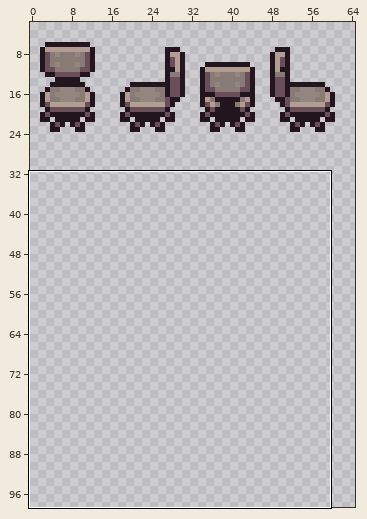
File history of a pixel-art file, Assets/Props/Chair/Sprites/Chair.aseprite. Above: a wide view before the commit, with the close-up outlined.
Close-up. Before the edit:
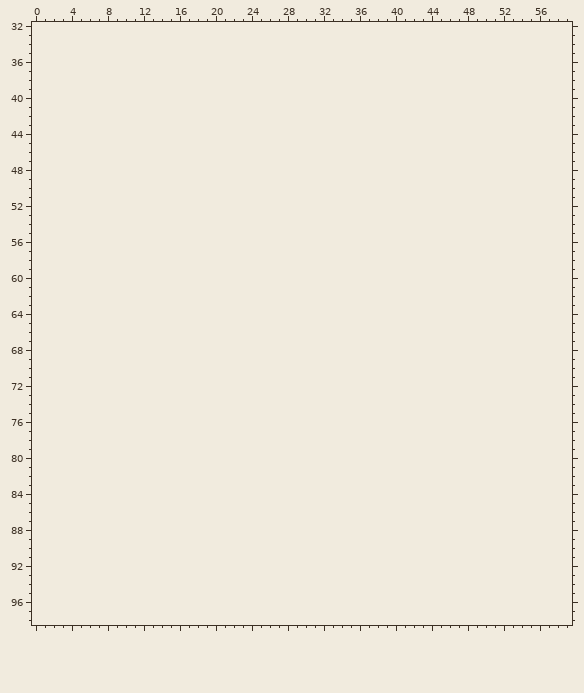
64x32 pixels, 1 frame. Shown: x 0..59, y 32..98. The old version is drawn lined up with the new one, on the new canvas. The wide view leaves out empty margins. The commit also changed other parts of the picture, which this record leaves out.
Now the later version:
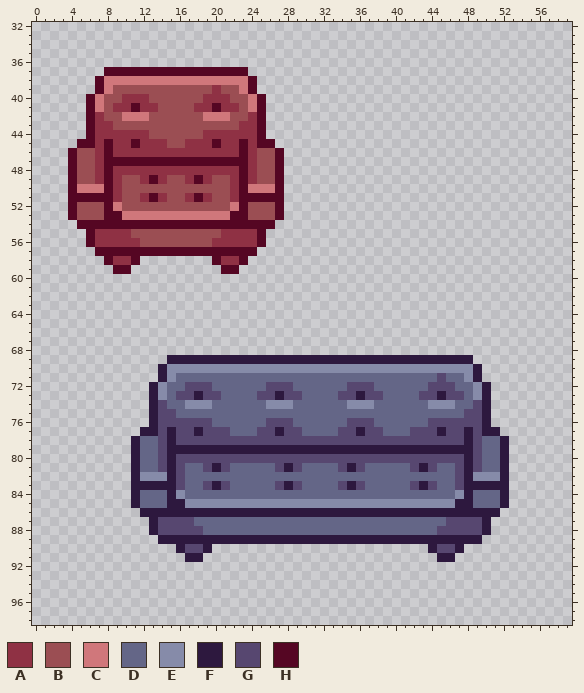
Palette (. is transparent): A #8f3144  B #9b4e53  C #d0777b  D #646687  E #868ba9  F #2d183e  G #574770  H #550623
The exact change:
canvas 64x32 -> 128x128
Changed rows in their new state; - is an unchanged pixel.
first column x 4:
37 ----HHHHHHHHHHHHHHHH----
38 ---HCCCCCCCCCCCCCCCCH---
39 ---HCBBBBBBBBBBBABBCH---
40 --HCBBAAABBBBBBAAABBCH--
41 --HCBAAHAABBBBAAHAABCH--
42 --HABBCCCBBBBBBCCCBBAH--
43 --HAABBBBBBBBBBBBBBAAH--
44 --HAAAAAABBBBBBAAAAAAH--
45 -HHAHAAHAAABBAAAHAAHAHH-
46 HBBAHAAAAAAAAAAAAAAHABBH
47 HBBAHHHHHHHHHHHHHHHHABBH
48 HBBAHAAAAAAAAAAAAAAHABBH
49 HBBAHABBAHABBAHABBAHABBH
50 HCCCHABBBBBBBBBBBBAHCCCH
51 HHHHHABBAHABBAHABBAHHHHH
52 HBBBHCBBBBBBBBBBBBCHBBBH
53 HBBBHHCCCCCCCCCCCCHHBBBH
54 -HHHHHHHHHHHHHHHHHHHHHH-
55 --HAAAABBBBBBBBBBAAAAH--
56 --HAAAAABBBBBBBBAAAAAH--
57 ---HHHHHHHHHHHHHHHHHH---
58 ----HAAH--------HAAH----
59 -----HH----------HH-----
first column x 11:
69 ----FFFFFFFFFFFFFFFFFFFFFFFFFFFFFFFFFF----
70 ---FEEEEEEEEEEEEEEEEEEEEEEEEEEEEEEEEEEF---
71 ---FEDDDDDDDDDDDDDDDDDDDDDDDDDDDDDGDDEF---
72 --FEDDGGGDDDDDDGGGDDDDDDGGGDDDDDDGGGDDEF--
73 --FEDGGFGGDDDDGGFGGDDDDGGFGGDDDDGGFGGDEF--
74 --FGDDEEEDDDDDDEEEDDDDDDEEEDDDDDDEEEDDGF--
75 --FGGDDDDDDDDDDDDDDDDDDDDDDDDDDDDDDDDGGF--
76 --FGGGGGGDDDDDDGGGDDDDDDGGGDDDDDDGGGGGGF--
77 -FFGFGGFGGGDDDGGFGGDDDDGGFGGDDDGGGFGGFGFF-
78 FDDGFGGGGGGGGGGGGGGGGGGGGGGGGGGGGGGGGFGDDF
79 FDDGFFFFFFFFFFFFFFFFFFFFFFFFFFFFFFFFFFGDDF
80 FDDGFGGGGGGGGGGGGGGGGGGGGGGGGGGGGGGGGFGDDF
81 FDDGFGDDGFGDDDDDGFGDDDDGFGDDDDDGFGDDGFGDDF
82 FEEEFGDDDDDDDDDDDDDDDDDDDDDDDDDDDDDDGFEEEF
83 FFFFFGDDGFGDDDDDGFGDDDDGFGDDDDDGFGDDGFFFFF
84 FDDDFEDDDDDDDDDDDDDDDDDDDDDDDDDDDDDDEFDDDF
85 FDDDFFEEEEEEEEEEEEEEEEEEEEEEEEEEEEEEFFDDDF
86 -FFFFFFFFFFFFFFFFFFFFFFFFFFFFFFFFFFFFFFFF-
87 --FGGGGDDDDDDDDDDDDDDDDDDDDDDDDDDDDGGGGF--
88 --FGGGGGDDDDDDDDDDDDDDDDDDDDDDDDDDGGGGGF--
89 ---FFFFFFFFFFFFFFFFFFFFFFFFFFFFFFFFFFFF---
90 -----FGGF------------------------FGGF-----
91 ------FF--------------------------FF------
Where, in picture pixels (left, top, right, bottom), the same in both close-ups:
added: (68, 67, 284, 274)
added: (131, 355, 509, 562)
